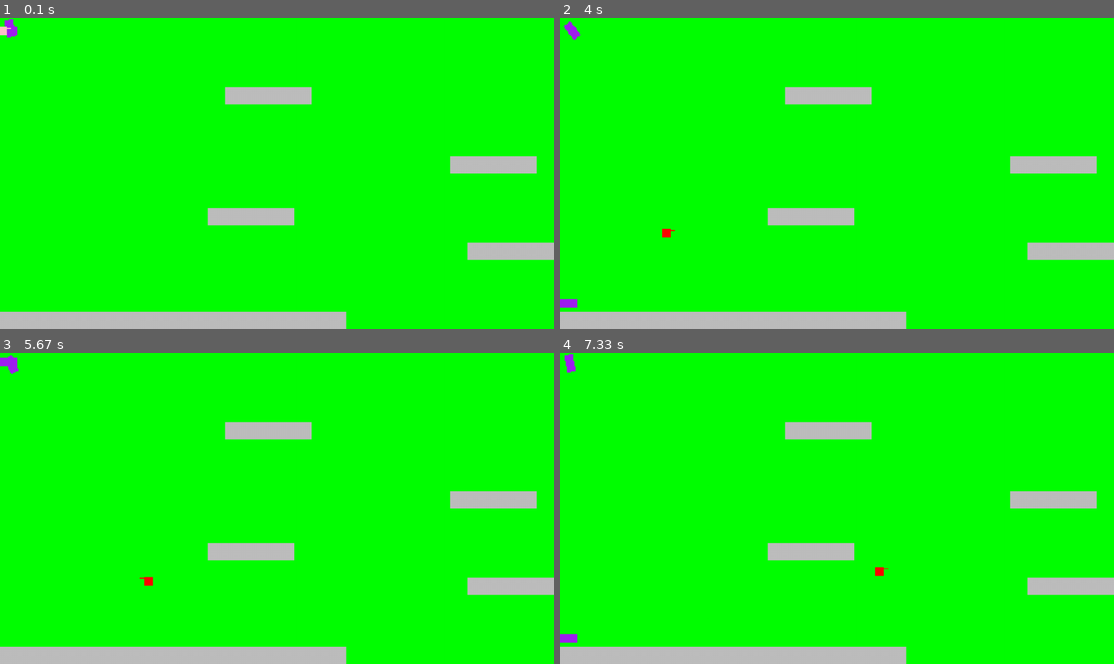
Above: before the commit, frames 1-4 (two rows, left to right).
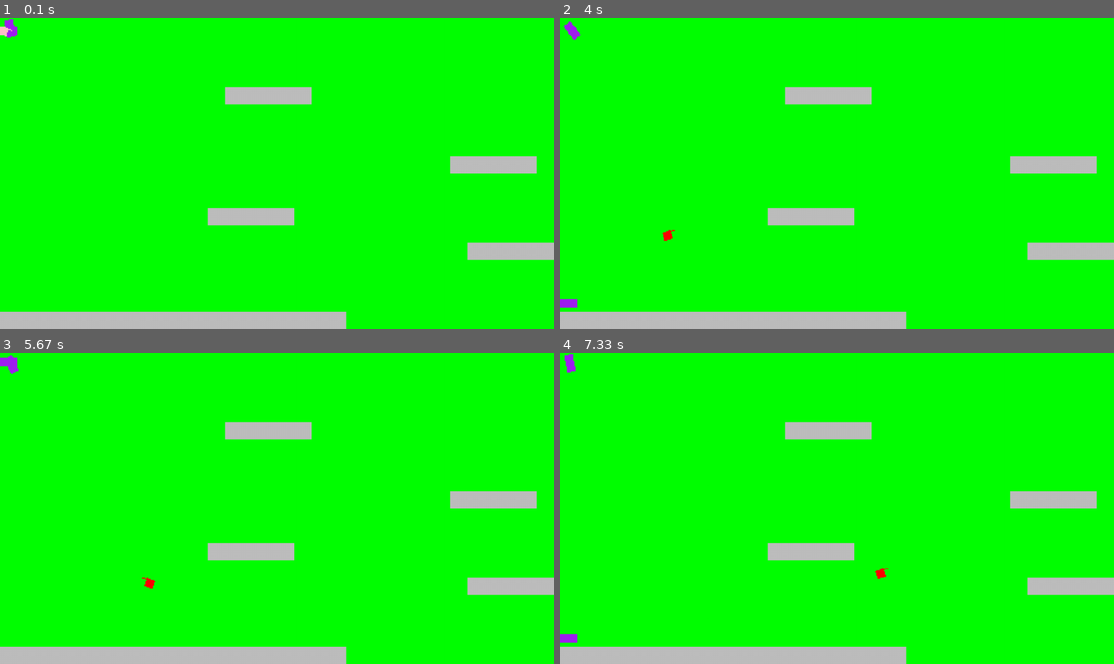
Above: after the commit, the same moments.

Repository: CocoMarck/Juego-cuadradoFeliz-2
Game: pygame game, started from main.py
The game is run twice, just before and just after one commit, with the same random seed, the same clock (stepped at 60 frames per second) and the same inputs.
Inputs:
- Up to frame 1 (0.1 s): no input
- Up to frame 2 (4 s): hold Right 0.33-0.8 s; hold Right 0.83-1.3 s; hold Left 1.33-1.87 s; hold Left 1.9-2.3 s; hold Right 2.33-2.97 s; tap Space at 3, 3.4, 3.7, 3.9 s; hold Left 3.33-3.8 s; hold Right from 3.83 s (still down)
- Up to frame 3 (5.67 s): tap Space at 4.2, 4.4, 4.7, 4.9, 5.2, 5.47 s; release Right at 4.3 s; hold Right 4.33-4.8 s; hold Left 4.83-5.37 s; hold Left from 5.4 s (still down)
- Up to frame 4 (7.33 s): tap Space at 5.77, 5.9, 6.2, 6.57, 6.87, 7.07 s; release Left at 5.8 s; hold Right 5.83-6.47 s; hold Left 6.5-6.97 s; hold Right from 7 s (still down)

The runs differ from the first frame. In frame 1, less than 0.1% of the frame differs, in the area x 0-3%, y 2-6%; in frame 2, less than 0.1%; in frame 3, less than 0.1%, in the area x 25-29%, y 71-76%; in frame 4, less than 0.1%.

Commit message:
better states

Diff:
--- a/entities/character.py
+++ b/entities/character.py
@@ -52,3 +52,20 @@
 
         if self.move_jump:
             self.jump_on_the_ground()
+
+    def update_state(self):
+        '''
+        Character move states
+        '''
+        move = self.moving_xy[0] != 0
+        prefix = "idle"
+        if move:
+            prefix = 'move'
+        self.state = prefix
+        if move and self.move_walk:
+            self.state += '-walk'
+
+        if self.moving_xy[1] < 0:
+            self.state = f'jumping-{prefix}'
+        elif not self.on_the_ground():
+            self.state = f'falling-{prefix}'
--- a/entities/object_with_physics.py
+++ b/entities/object_with_physics.py
@@ -57,6 +57,9 @@
         self.moving_xy[1] = -force
 
     def update_state(self):
+        '''
+        Defaults states.
+        '''
         move = self.moving_xy[0] != 0
         prefix = "idle"
         if move:
--- a/main.py
+++ b/main.py
@@ -109,13 +109,15 @@
     (GRID_SIZE*0.5,0)
 )
 
-def get_surf( color ):
+def get_surf( color, angle=0 ):
     surf = player_surf.copy()
 
     mask = pygame.Surface( surf.get_size() ).convert_alpha()
     mask.fill(color)
 
     surf.blit( mask, (0,0), special_flags=pygame.BLEND_RGBA_MULT )
+    if angle != 0:
+        return pygame.transform.rotate( surf, angle )
 
     return surf
 
@@ -130,28 +132,35 @@
     'move': (
         [
             get_surf("white"),
-            get_surf("grey"),
-            get_surf("black"),
+            get_surf("grey", 10),
+            get_surf("black", -10),
         ], 0.1
     ),
+    'move-walk': (
+        [
+            get_surf("white"),
+            get_surf("grey", 5),
+            get_surf("black", -5),
+        ], 0.2
+    ),
     'jumping-idle': (
         [
-            get_surf("skyblue"),
+            get_surf("skyblue", 10),
         ], 1
     ),
     'falling-idle': (
         [
-            get_surf("pink"),
+            get_surf("pink", -10),
         ], 1
     ),
     'jumping-move': (
         [
-            get_surf("red"),
+            get_surf("red", 20),
         ], 1
     ),
     'falling-move': (
         [
-            get_surf("yellow"),
+            get_surf("yellow", -20),
         ], 1
     )
 }
